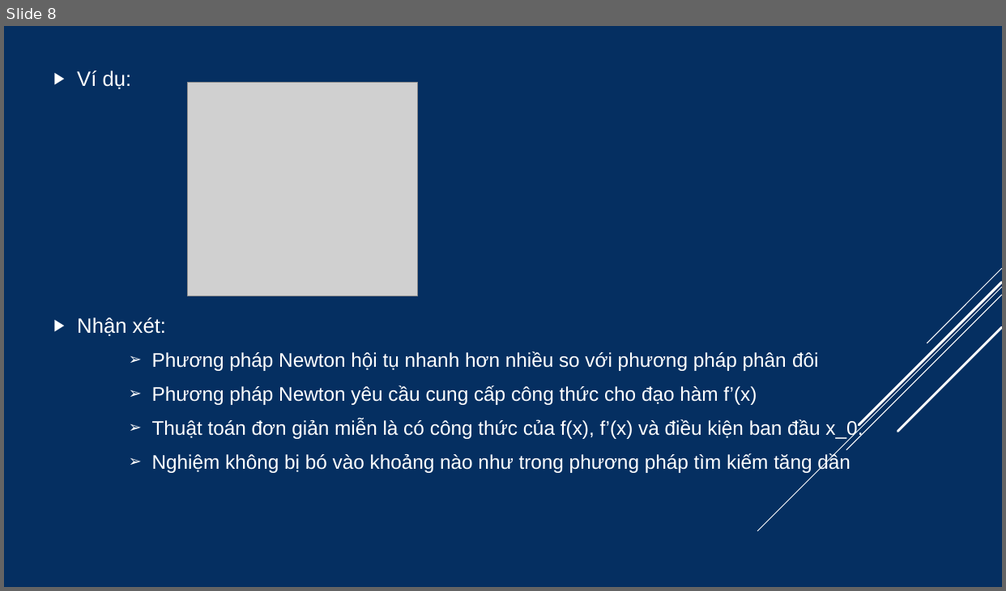
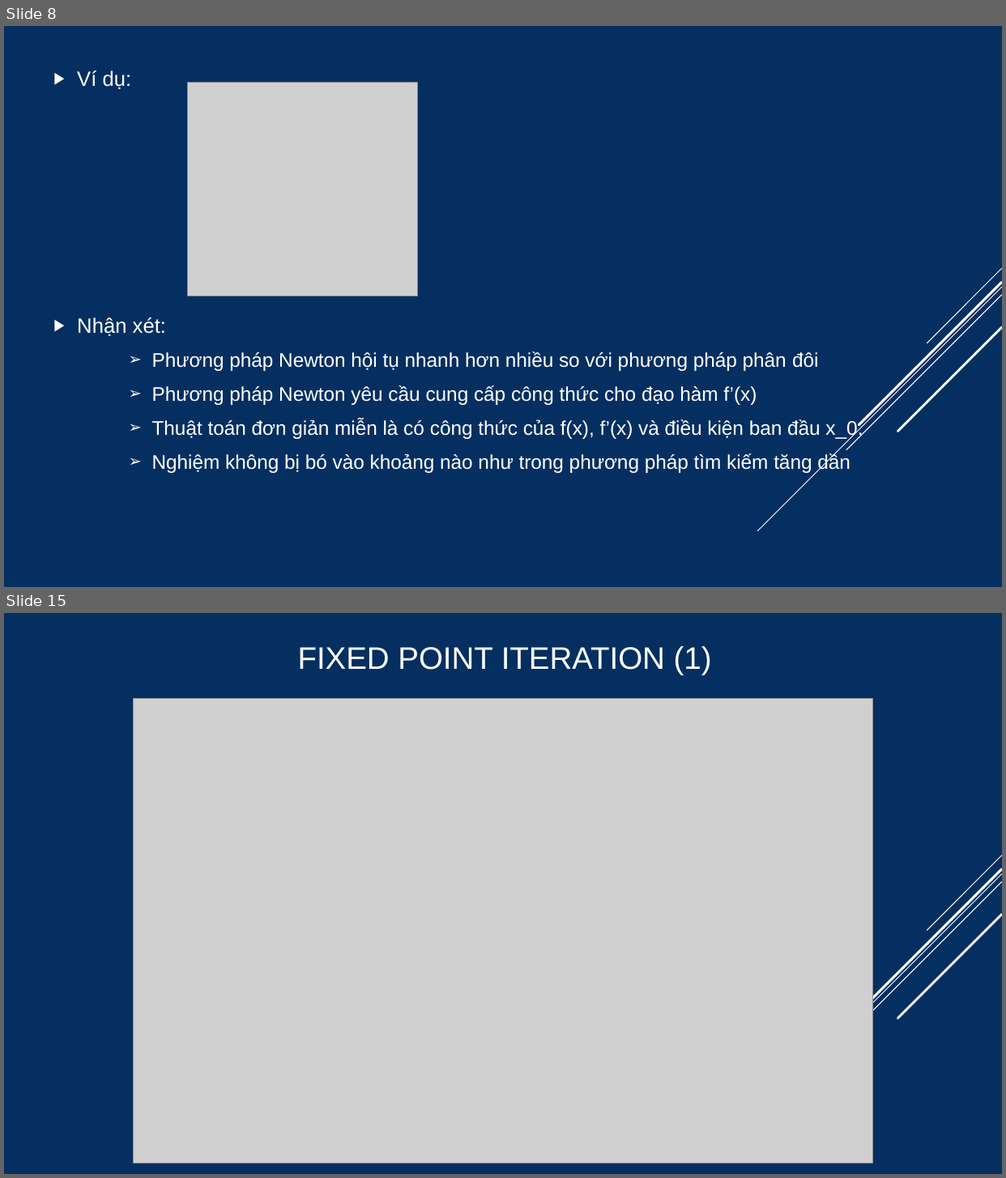
Before and after one commit to phiha-hus/Teaching-VNU, a slide deck: MAT2034_MAT2404_GTS_HK1_Python/GTS_Chương_3_Root_finding.pptx. Shown one above the other, each under a label of ours: slide 8 before the commit, slides 8 and 15 after it; the slides between them are not shown. The pictures are 1006x591 and 1006x1178 pixels, drawn with LibreOffice and Linux fonts; fonts in the diff are those of the drawing; grey boxes stand for pictures. Boxes give left, top, right and bottom in pixels: in the first picture for what was removed or moved away, otherwise in the second. Text is boxed around its words. In the diff, an @@ line names an element or a change of style, - is before the commit and + after.

```diff
--- a/MAT2034_MAT2404_GTS_HK1_Python/GTS_Chương_3_Root_finding.pptx
+++ b/MAT2034_MAT2404_GTS_HK1_Python/GTS_Chương_3_Root_finding.pptx
@@ slide 15 added at box(4, 613, 1002, 1174), background #052F61; not listed: 5 template elements that a slide beside it also shows @@
@@ text added at box(298, 646, 712, 675), 30 pt, text #FFFFFF @@
+FIXED POINT ITERATION (1)
@@ picture added at box(134, 698, 873, 1163) @@
```
Also in this commit, not shown: 3 slides changed, 5 other slides added, 1 slide removed, 5 other files.
